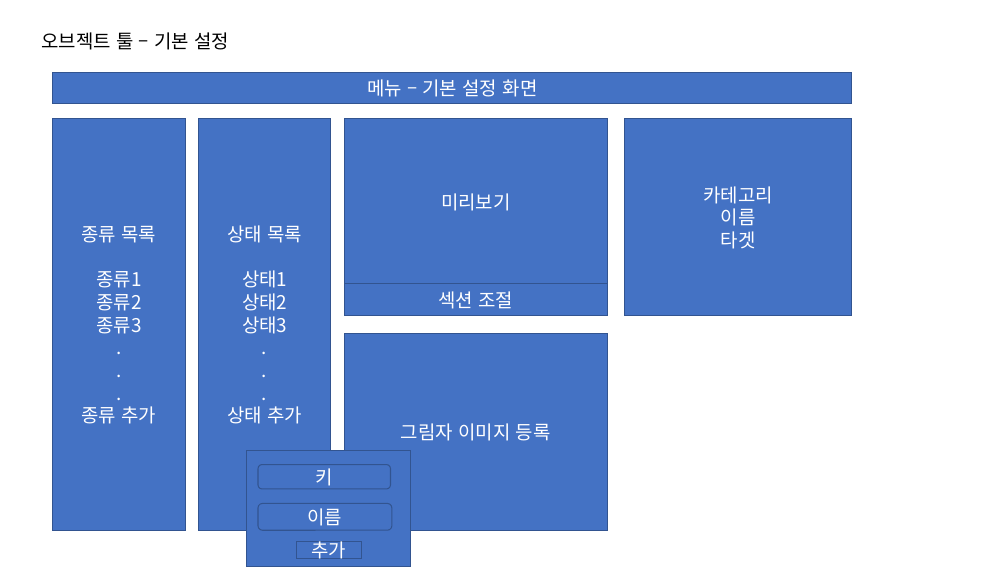
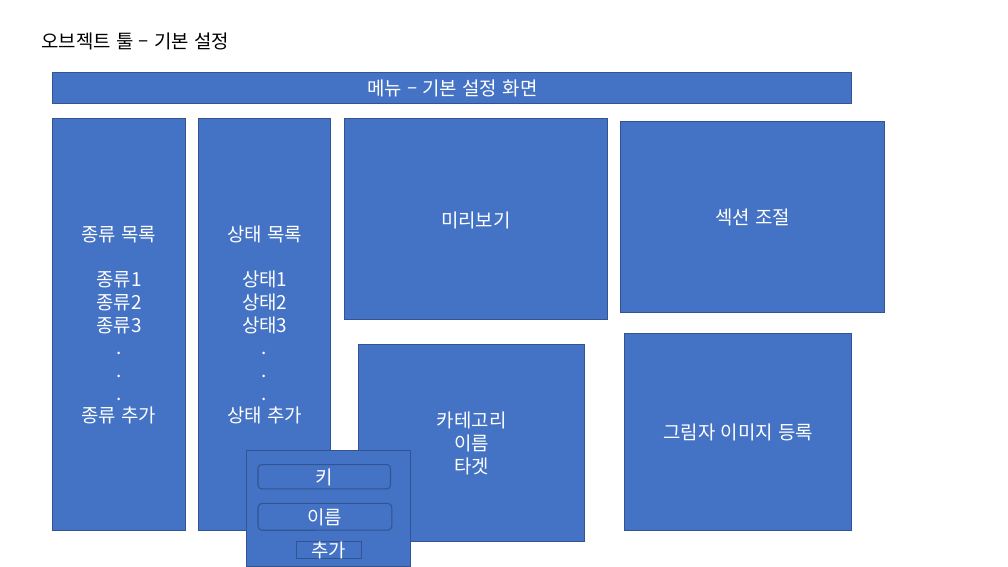
Before and after one commit to Hanul/BigWorld, a slide deck: slide 2 of Big World 기획.pptx. Drawn at 1008x567 pixels with LibreOffice and Linux fonts; fonts in the diff are those of the drawing. Boxes give left, top, right and bottom in pixels: in the first picture for what was removed or moved away, otherwise in the second. Text is boxed around its words. In the diff, an @@ line names an element or a change of style, - is before the commit and + after.

```diff
--- a/Big World 기획.pptx
+++ b/Big World 기획.pptx
@@ rectangle "미리보기": place and size @@
-rectangle "미리보기" at (344, 119, 608, 284)
+rectangle "미리보기" at (344, 119, 608, 320)
@@ rectangle "섹션 조절": place and size @@
-rectangle "섹션 조절" at (344, 284, 608, 315)
+rectangle "섹션 조절" at (621, 121, 885, 313)
@@ rectangle "카테고리": place and size @@
-rectangle "카테고리" at (625, 119, 852, 315)
+rectangle "카테고리" at (358, 345, 585, 541)
@@ rectangle "그림자 이미지 등록": place and size @@
-rectangle "그림자 이미지 등록" at (344, 333, 608, 530)
+rectangle "그림자 이미지 등록" at (625, 333, 852, 530)
```
Also in this commit, not shown: 1 other slide changed, 2 other files.
